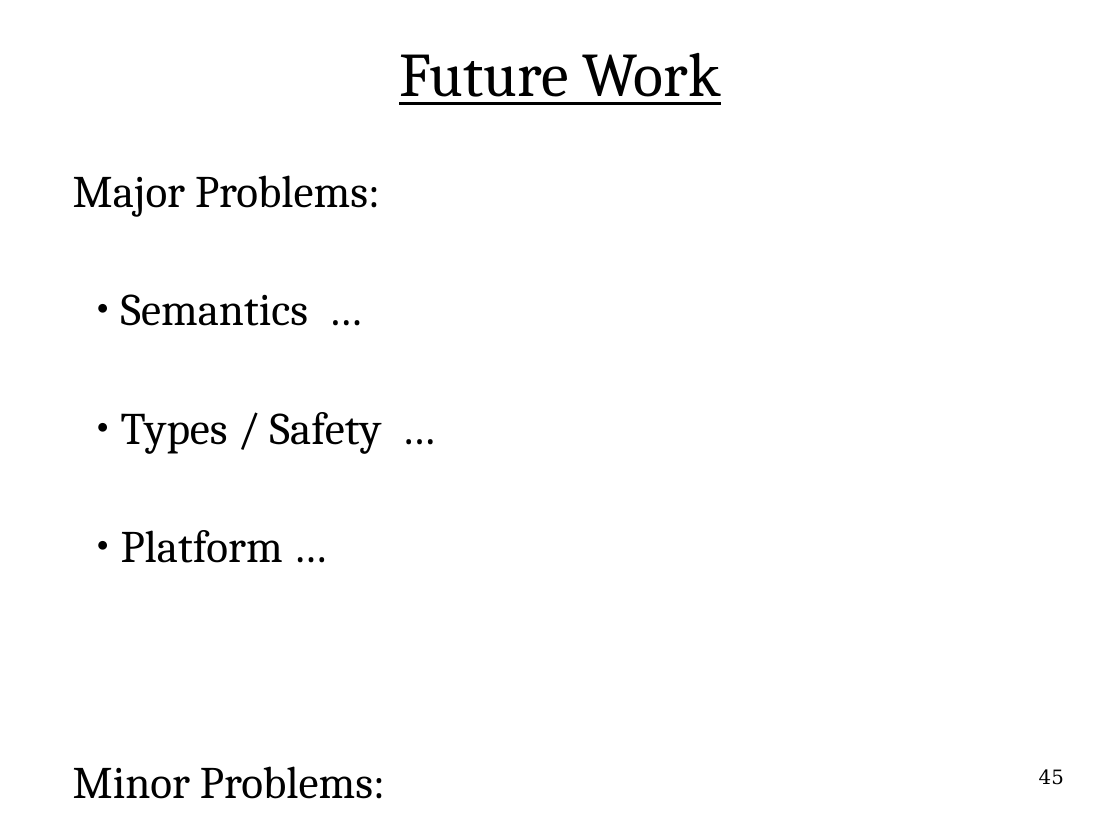
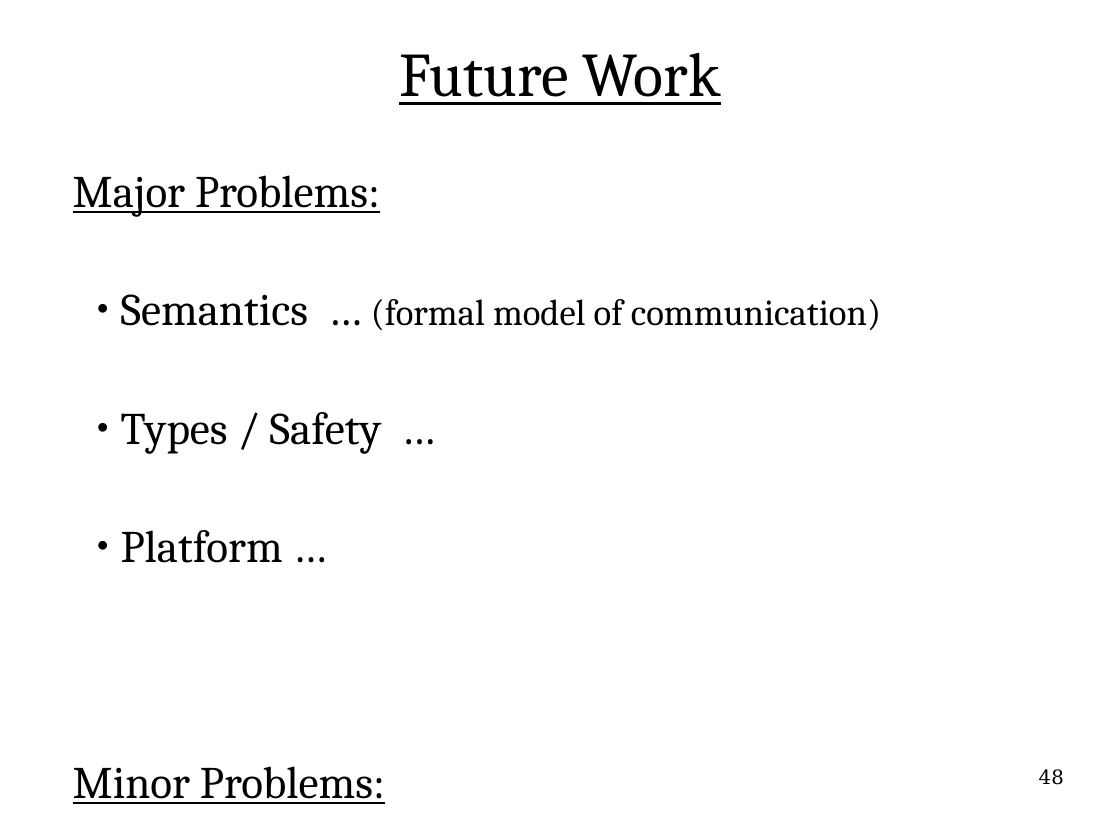
Before and after one commit to flange/drift-dev, a slide deck: slide 48 of presentation/hottopix/ht2.odp (slide 45 before the commit). Drawn at 1120x840 pixels with LibreOffice and Linux fonts; fonts in the diff are those of the drawing. Boxes give left, top, right and bottom in pixels: in the first picture for what was removed or moved away, otherwise in the second. Text is boxed around its words. In the diff, an @@ line names an element or a change of style, - is before the commit and + after.

```diff
--- a/presentation/hottopix/ht2.odp
+++ b/presentation/hottopix/ht2.odp
@@ subtitle at box(73, 175, 385, 804): underline on in "Major Problems:", "Minor Problems:" @@
@@ subtitle at box(121, 294, 881, 330): text changed; size 32 to 26 pt @@
-    ● Semantics …
+    ● Semantics … (formal model of communication)
@@ page number at box(1039, 769, 1064, 785): text changed @@
-45
+48
```
Also in this commit, not shown: 7 other slides changed, 3 slides added, 1 other file.
